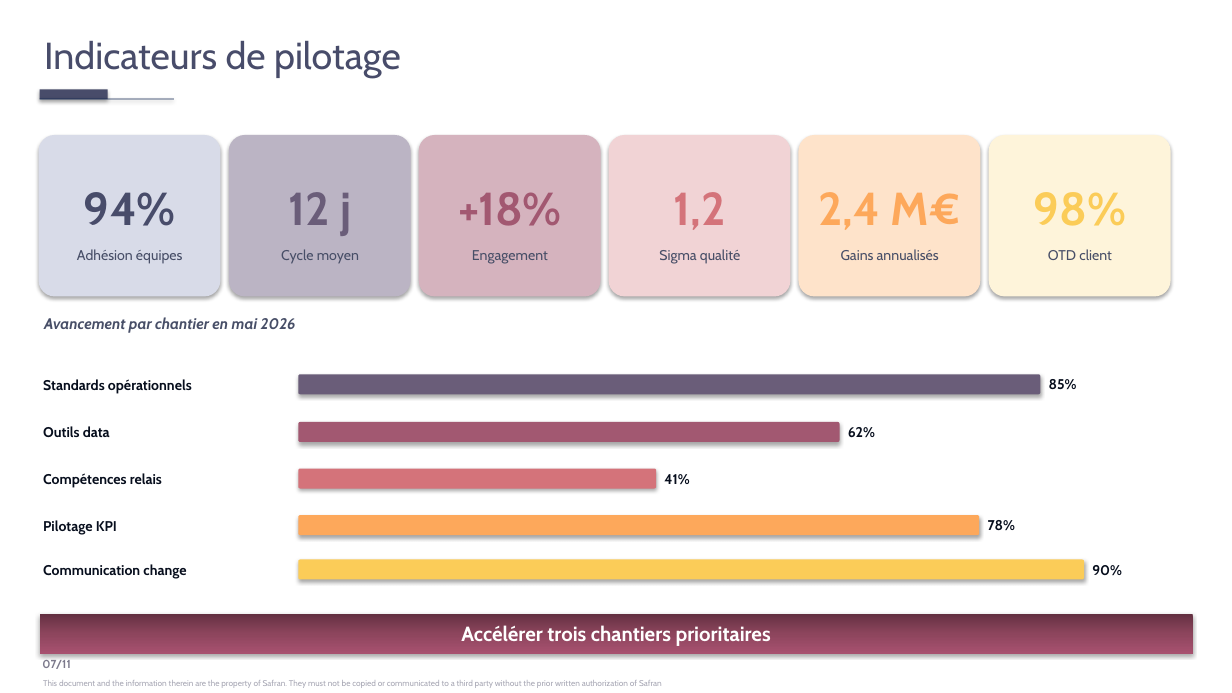
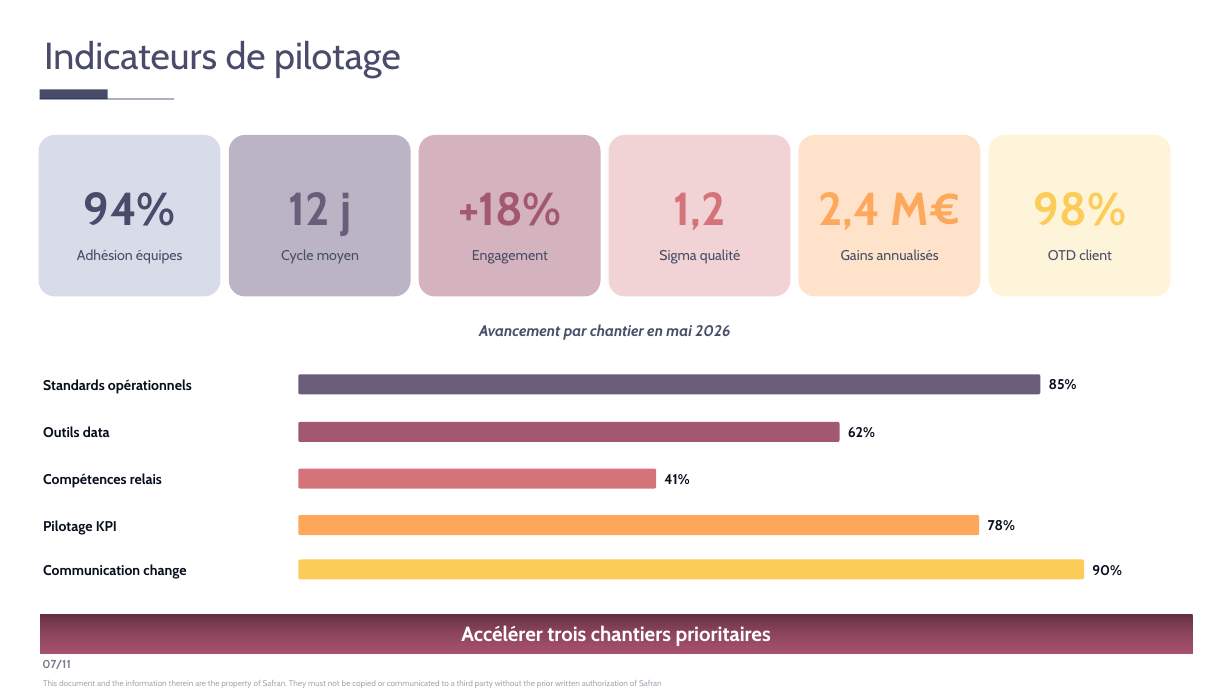
Before and after one commit to jpapasidero/Skill_Jessica_template_Claude, a slide deck: slide 7 of test_corretion_elements_graphiques.pptx. Drawn at 1232x693 pixels with LibreOffice and Linux fonts; fonts in the diff are those of the drawing. Boxes give left, top, right and bottom in pixels: in the first picture for what was removed or moved away, otherwise in the second. Text is boxed around its words. In the diff, an @@ line names an element or a change of style, - is before the commit and + after.

```diff
--- a/test_corretion_elements_graphiques.pptx
+++ b/test_corretion_elements_graphiques.pptx
@@ text "Avancement par chantier en mai ..." at bbox=[479, 324, 730, 340]: alignment left to centre; vertical alignment top to middle @@
@@ shadow off in 14 elements at bbox=[40, 90, 108, 100], bbox=[40, 99, 174, 100], bbox=[39, 135, 221, 297], bbox=[229, 135, 411, 297], bbox=[419, 135, 601, 297], bbox=[609, 135, 791, 297], bbox=[799, 135, 981, 297], bbox=[989, 135, 1171, 297], bbox=[299, 374, 1041, 395], bbox=[299, 422, 840, 443], bbox=[299, 469, 656, 489], bbox=[299, 515, 980, 535], bbox=[299, 560, 1084, 580], bbox=[40, 614, 1193, 653] @@
```
Also in this commit, not shown: 10 other slides changed, 4 other files.
